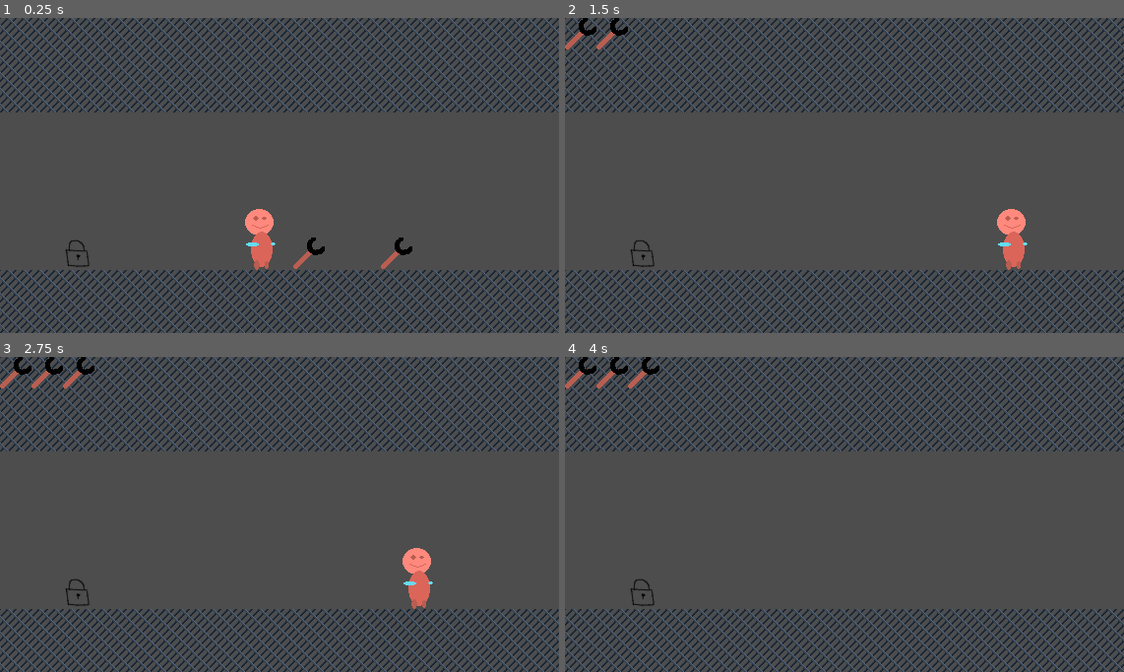
Above: before the commit, frames 1-4 (two rows, left to right).
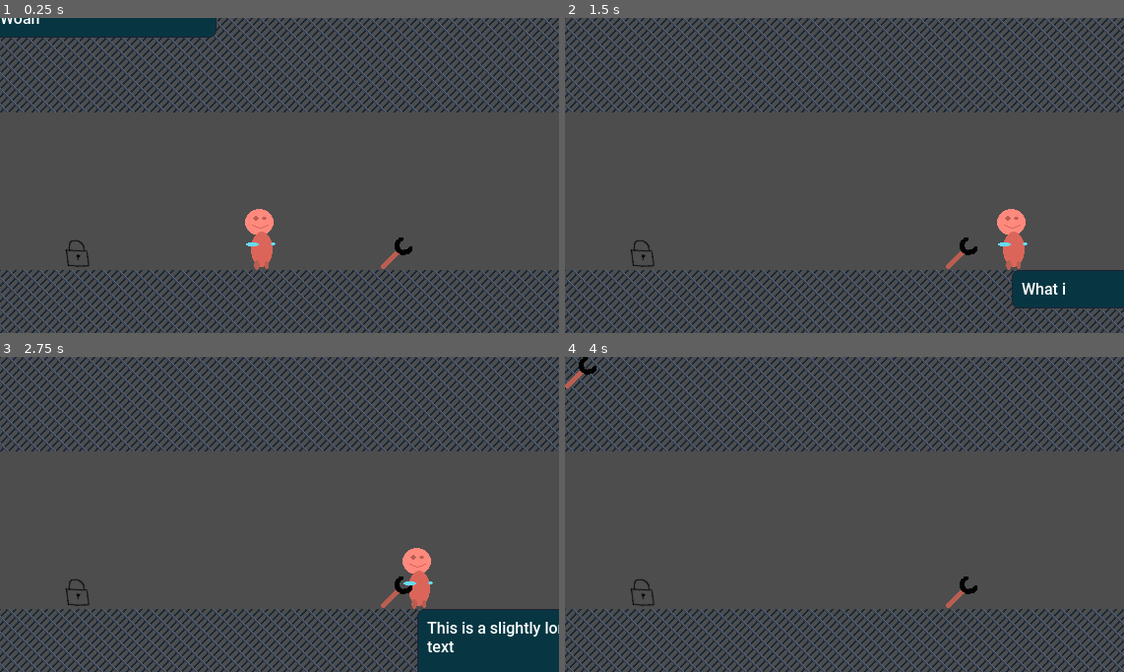
Above: after the commit, the same moments.

Repository: panorb/ludum-dare-58
Game: Godot game, scene res://game/game.tscn
The game is run twice, just before and just after one commit, with the same random seed, the same clock (stepped at 60 frames per second) and the same inputs.
Inputs:
- Up to frame 1 (0.25 s): no input
- Up to frame 2 (1.5 s): tap Enter at 0.5 s; hold Right (move_right) from 0.53 s (still down); tap W (interact) at 0.6, 1.35 s; tap Space (jump) at 0.77 s
- Up to frame 3 (2.75 s): tap Space (jump) at 1.52 s; release Right (move_right) at 2.03 s; hold Left (move_left) from 2.03 s (still down); tap W (interact) at 2.1 s
- Up to frame 4 (4 s): release Left (move_left) at 2.78 s; hold Right (move_right) from 2.78 s (still down); tap W (interact) at 2.85, 3.6 s; tap Space (jump) at 3.02, 3.77 s

The runs differ from the first frame. In frame 1, 2.1% of the frame differs, in the area x 0-59%, y 0-80%; in frame 2, 2.4%; in frame 3, 4.6%, in the area x 0-100%, y 0-100%; in frame 4, 0.4%.

Commit message:
Rework of cutscene system & speaker now considered

Diff:
--- /dev/null
+++ b/godot/cutscene/cutscene_conductor.gd
@@ -0,0 +1,65 @@
+class_name CutsceneConductor
+extends Node
+
+@export_dir var cutscene_script_dir : String = "res://cutscene/scripts"
+var cutscene_scripts : Dictionary
+
+func _ready() -> void:
+	# get_tree().create_timer(0.3).timeout.connect(_on_timer_timeout)
+	var script_files := DirAccess.get_files_at(cutscene_script_dir)
+	for script_file in script_files:
+		var script_text = FileAccess.get_file_as_string(cutscene_script_dir + "/" + script_file)
+		var script_json = JSON.parse_string(script_text)
+		cutscene_scripts[script_file.get_basename()] = script_json
+
+var advance_cooldown := 0
+var active_dialog_name : String = ""
+var cur_instruction := 0
+
+func is_playing_cutscene():
+	return active_dialog_name != ""
+
+func start_cutscene(dialog_name):
+	assert(dialog_name in cutscene_scripts)
+	cur_instruction = 0
+
+	active_dialog_name = dialog_name
+	execute_instruction()
+
+func execute_instruction():
+	var active_dialog = cutscene_scripts[active_dialog_name]
+	var current_instruction = active_dialog[cur_instruction]
+
+	var instruction_type = current_instruction["type"]
+
+	match instruction_type:
+		"speech":
+			advance_cooldown = 2.0
+			var bubble_text = current_instruction["text"]
+			var speaker = current_instruction["speaker"]
+			%Dialog.display_bubble(bubble_text, speaker)
+		"item_pickup":
+			var item = current_instruction["item"]
+			%Inventory.add_item(item)
+			advance_cutscene()
+		_:
+			print("Cutscene encountered unknown type: '{0}'".format([instruction_type]))
+			advance_cutscene()
+
+func _on_cutscene_end():
+	%Dialog.hide_bubble()
+	active_dialog_name = ""
+	cur_instruction = 0
+
+func advance_cutscene():
+	cur_instruction += 1
+
+	if cur_instruction < len(cutscene_scripts[active_dialog_name]):
+		execute_instruction()
+	else:
+		_on_cutscene_end()
+
+func _process(delta: float) -> void:
+	if is_playing_cutscene() and advance_cooldown <= 0 and Input.is_action_just_pressed("interact"):
+		advance_cutscene()
+	advance_cooldown -= delta
--- /dev/null
+++ b/godot/cutscene/dialog.gd
@@ -0,0 +1,21 @@
+class_name Dialog
+extends Control
+
+var current_speaker_node : Node2D
+
+func display_bubble(text: String, speaker: String):
+	# TODO: Handle speaker
+	var speaker_candidates = get_tree().get_nodes_in_group(speaker)
+	assert(len(speaker_candidates) == 1)
+	current_speaker_node = speaker_candidates[0]
+
+	$SpeechBubble.visible = true
+	$SpeechBubble.text = text
+	force_update_transform()
+
+func hide_bubble():
+	$SpeechBubble.visible = false
+
+func _process(delta: float) -> void:
+	if current_speaker_node:
+		$SpeechBubble.position = current_speaker_node.global_position
--- a/godot/dialog/dialog.tscn
+++ b/godot/cutscene/dialog.tscn
@@ -1,19 +1,24 @@
 [gd_scene load_steps=4 format=3 uid="uid://bx3ce4kmcia3k"]
 
-[ext_resource type="PackedScene" uid="uid://07cnxpbwlf1g" path="res://dialog/speech_bubble.tscn" id="1_ss5st"]
+[ext_resource type="PackedScene" uid="uid://07cnxpbwlf1g" path="res://cutscene/speech_bubble.tscn" id="1_ss5st"]
 [ext_resource type="Theme" uid="uid://bka84wch1et7p" path="res://ui/ui_theme.tres" id="1_wddsb"]
-[ext_resource type="Script" uid="uid://drndg7bsi8ahf" path="res://dialog/dialog.gd" id="2_v0ldd"]
+[ext_resource type="Script" uid="uid://drndg7bsi8ahf" path="res://cutscene/dialog.gd" id="2_v0ldd"]
 
 [node name="Dialog" type="Control"]
 layout_mode = 3
 anchors_preset = 0
-offset_right = 96.0
-offset_bottom = 96.0
-scale = Vector2(1.0053133, 1.0431036)
 size_flags_horizontal = 3
 size_flags_vertical = 3
 theme = ExtResource("1_wddsb")
 script = ExtResource("2_v0ldd")
 
 [node name="SpeechBubble" parent="." instance=ExtResource("1_ss5st")]
-layout_mode = 0
+layout_mode = 1
+anchors_preset = 8
+anchor_left = 0.5
+anchor_top = 0.5
+anchor_right = 0.5
+anchor_bottom = 0.5
+offset_right = 220.0
+grow_horizontal = 2
+grow_vertical = 2
--- /dev/null
+++ b/godot/cutscene/scripts/wrench_pickup.json
@@ -0,0 +1,25 @@
+[
+    {
+        "type": "speech",
+        "speaker": "player",
+        "text": "What is that?"
+    },
+		{
+				"type": "speech",
+				"speaker": "player",
+				"text": "This is a slightly longer text for testing purposes. Are you seeing this shit? He turned himself into a pickle. Hilarious."
+		},
+		{
+				"type": "speech",
+				"speaker": "player",
+				"text": "This is short again..."
+		},
+    {
+        "type": "player_animation",
+        "animation": "pickup"
+    },
+    {
+        "type": "item_pickup",
+        "item": "wrench"
+    }
+]
--- a/godot/dialog/speech_bubble.gd
+++ b/godot/cutscene/speech_bubble.gd
@@ -1,5 +1,5 @@
 class_name SpeechBubble
-extends Control
+extends MarginContainer
 
 var tween : Tween
 
--- a/godot/dialog/speech_bubble.tscn
+++ b/godot/cutscene/speech_bubble.tscn
@@ -1,12 +1,14 @@
 [gd_scene load_steps=4 format=3 uid="uid://07cnxpbwlf1g"]
 
 [ext_resource type="Theme" uid="uid://bka84wch1et7p" path="res://ui/ui_theme.tres" id="1_3p65j"]
-[ext_resource type="Texture2D" uid="uid://cip4jvqeig046" path="res://dialog/bubble_9patch.png" id="1_4lo0k"]
-[ext_resource type="Script" uid="uid://c3r7f0jn5ru6m" path="res://dialog/speech_bubble.gd" id="2_t6kga"]
+[ext_resource type="Texture2D" uid="uid://cip4jvqeig046" path="res://cutscene/bubble_9patch.png" id="1_4lo0k"]
+[ext_resource type="Script" uid="uid://c3r7f0jn5ru6m" path="res://cutscene/speech_bubble.gd" id="2_t6kga"]
 
 [node name="SpeechBubble" type="MarginContainer"]
-offset_right = 40.0
-offset_bottom = 40.0
+offset_right = 21.0
+offset_bottom = 39.0
+size_flags_horizontal = 2
+size_flags_vertical = 2
 theme = ExtResource("1_3p65j")
 theme_override_constants/margin_left = 0
 theme_override_constants/margin_top = 0
@@ -24,10 +26,15 @@
 
 [node name="TextPadding" type="MarginContainer" parent="."]
 layout_mode = 2
+size_flags_horizontal = 0
+size_flags_vertical = 0
 
 [node name="RichTextLabel" type="RichTextLabel" parent="TextPadding"]
 unique_name_in_owner = true
-custom_minimum_size = Vector2(300, 0)
+clip_contents = false
+custom_minimum_size = Vector2(200, 0)
 layout_mode = 2
-text = "Dies ist ein Text. Das ist die Textgarantie. Dieser Text ist lang, aber cool. Sehr cool. Sooo cool. Woooooow. Lorem Ipsum Cooooooooooooolio. uiiiuuiuiuiuiuiuiuiuiuuiuiuiuiuiuiuiuiuiuiuiuiuiuiuiuiuiuiuiuiuiuiuiuiu"
+size_flags_horizontal = 0
+size_flags_vertical = 0
+text = "Woah"
 fit_content = true
--- a/godot/dialog/dialog.gd
+++ /dev/null
@@ -1,60 +0,0 @@
-extends Control
-
-@export_dir var dialog_script_dir : String = "res://dialog/scripts"
-var dialog_scripts : Dictionary
-
-func _ready() -> void:
-	# get_tree().create_timer(0.3).timeout.connect(_on_timer_timeout)
-	var script_files := DirAccess.get_files_at(dialog_script_dir)
-	for script_file in script_files:
-		var script_text = FileAccess.get_file_as_string(dialog_script_dir + "/" + script_file)
-		var script_json = JSON.parse_string(script_text)
-		dialog_scripts[script_file.get_basename()] = script_json
-
-	print(dialog_scripts)
-	start_dialog("wrench_pickup")
-
-var active_dialog_name : String = ""
-var cur_line := 0
-
-func start_dialog(dialog_name):
-	assert(dialog_name in dialog_scripts)
-	cur_line = 0
-
-	active_dialog_name = dialog_name
-	execute_line()
-
-func execute_line():
-	var active_dialog = dialog_scripts[active_dialog_name]
-	var current_instruction = active_dialog[cur_line]
-
-	var instruction_type = current_instruction["type"]
-
-	match instruction_type:
-		"speech":
-			# TODO: Handle speaker, so that "people"/objects other than the player can speak
-			var bubble_text = current_instruction["text"]
-			$SpeechBubble.text = bubble_text
-		"item_pickup":
-			var item = current_instruction["item"]
-			%Inventory.add_item(item)
-			advance_dialog()
-		_:
-			print("Dialog encountered unknown type: '{0}'".format([instruction_type]))
-			advance_dialog()
-
-func advance_dialog():
-	cur_line += 1
-
-	if cur_line < len(dialog_scripts[active_dialog_name]):
-		execute_line()
-	else:
-		active_dialog_name = ""
-		cur_line = 0
-
-func _process(delta: float) -> void:
-	if active_dialog_name != "" and Input.is_action_just_pressed("interact"):
-		advance_dialog()
-
-#func _on_timer_timeout() -> void:
-#	$SpeechBubble.text = "Hallo. Das ist ein neuer sehr sehr coolor Text der nie zuvor da war. Wow. Schau ihn dir da hin. Da läuft er. Und gleich ist er vorbei. Jetzt ist er vorbei. Wow."
--- a/godot/dialog/scripts/wrench_pickup.json
+++ /dev/null
@@ -1,25 +0,0 @@
-[
-    {
-        "type": "speech",
-        "speaker": "player",
-        "text": "What is that?"
-    },
-    {
-        "type": "speech",
-        "speaker": "player",
-        "text": "...A wrench?"
-    },
-    {
-        "type": "speech",
-        "speaker": "player",
-        "text": "...Might come in handy..."
-    },
-    {
-        "type": "player_animation",
-        "animation": "pickup"
-    },
-    {
-        "type": "item_pickup",
-        "item": "wrench"
-    }
-]
--- /dev/null
+++ b/godot/game/game.gd
@@ -0,0 +1,4 @@
+extends Node2D
+
+func _ready() -> void:
+	pass
--- a/godot/game/game.tscn
+++ b/godot/game/game.tscn
@@ -1,13 +1,16 @@
-[gd_scene load_steps=7 format=3 uid="uid://06ul0wadfcqp"]
+[gd_scene load_steps=9 format=3 uid="uid://06ul0wadfcqp"]
 
 [ext_resource type="PackedScene" uid="uid://cqo6h223cwhjb" path="res://player/player.tscn" id="1_l1rk1"]
+[ext_resource type="Script" uid="uid://cyst85hplajhk" path="res://game/game.gd" id="1_u5opy"]
 [ext_resource type="PackedScene" uid="uid://bqwcj5grl1mkc" path="res://level/level.tscn" id="2_vasa2"]
 [ext_resource type="PackedScene" uid="uid://dgjsu4poy1siu" path="res://interactable/wrench.tscn" id="3_h7iqs"]
 [ext_resource type="Script" uid="uid://d1swmqartiwge" path="res://game/inventory.gd" id="4_4fuuu"]
 [ext_resource type="PackedScene" uid="uid://5yb60o2rqeis" path="res://interactable/lock_wrench.tscn" id="5_dxrkv"]
-[ext_resource type="PackedScene" uid="uid://bx3ce4kmcia3k" path="res://dialog/dialog.tscn" id="6_dakft"]
+[ext_resource type="PackedScene" uid="uid://bx3ce4kmcia3k" path="res://cutscene/dialog.tscn" id="6_dakft"]
+[ext_resource type="Script" uid="uid://l6p8ugfmx7n3" path="res://cutscene/cutscene_conductor.gd" id="6_y36n6"]
 
 [node name="Game" type="Node2D"]
+script = ExtResource("1_u5opy")
 
 [node name="Player" parent="." instance=ExtResource("1_l1rk1")]
 position = Vector2(264, 256)
@@ -20,8 +23,9 @@
 [node name="LockWrench" parent="." instance=ExtResource("5_dxrkv")]
 position = Vector2(75, 241)
 
-[node name="Wrench2" parent="." instance=ExtResource("3_h7iqs")]
-position = Vector2(313, 240)
+[node name="CutsceneConductor" type="Node" parent="."]
+unique_name_in_owner = true
+script = ExtResource("6_y36n6")
 
 [node name="CanvasLayer" type="CanvasLayer" parent="."]
 
@@ -41,4 +45,4 @@
 theme_override_constants/separation = 32
 
 [node name="Dialog" parent="CanvasLayer" instance=ExtResource("6_dakft")]
-visible = false
+unique_name_in_owner = true
--- a/godot/interactable/interactable.gd
+++ b/godot/interactable/interactable.gd
@@ -35,6 +35,11 @@
 
 # try to interact with the interactable
 func trigger():
+	if %CutsceneConductor.is_playing_cutscene():
+		return
+
+	$ButtonPromptSprite.visible = false
+
 	if can_trigger():
 		on_trigger()
 	else:
@@ -42,6 +47,9 @@
 
 # becomes targeted by player
 func player_enter():
+	if %CutsceneConductor.is_playing_cutscene():
+		return
+
 	if not active:
 		return
 	if not can_detect():
--- a/godot/interactable/wrench.gd
+++ b/godot/interactable/wrench.gd
@@ -1,6 +1,4 @@
 extends Interactable
 
 func on_trigger():
-	print("Im a wrench and I am cool!")
-	%Inventory.add_item("wrench")
-	queue_free()
+	%CutsceneConductor.start_cutscene("wrench_pickup")
--- a/godot/player/player.tscn
+++ b/godot/player/player.tscn
@@ -9,7 +9,7 @@
 [sub_resource type="CircleShape2D" id="CircleShape2D_rkbax"]
 radius = 19.026299
 
-[node name="Player" type="CharacterBody2D"]
+[node name="Player" type="CharacterBody2D" groups=["player"]]
 collision_layer = 512
 collision_mask = 2050
 script = ExtResource("1_rkbax")
Renamed: godot/dialog/bubble_9patch.png -> godot/cutscene/bubble_9patch.png
Not shown, changed: godot/cutscene/bubble_9patch.png.import
Not shown, added: godot/cutscene/cutscene_conductor.gd.uid
Renamed: godot/dialog/dialog.gd.uid -> godot/cutscene/dialog.gd.uid
Renamed: godot/dialog/speech_bubble.gd.uid -> godot/cutscene/speech_bubble.gd.uid
Not shown, added: godot/game/game.gd.uid
